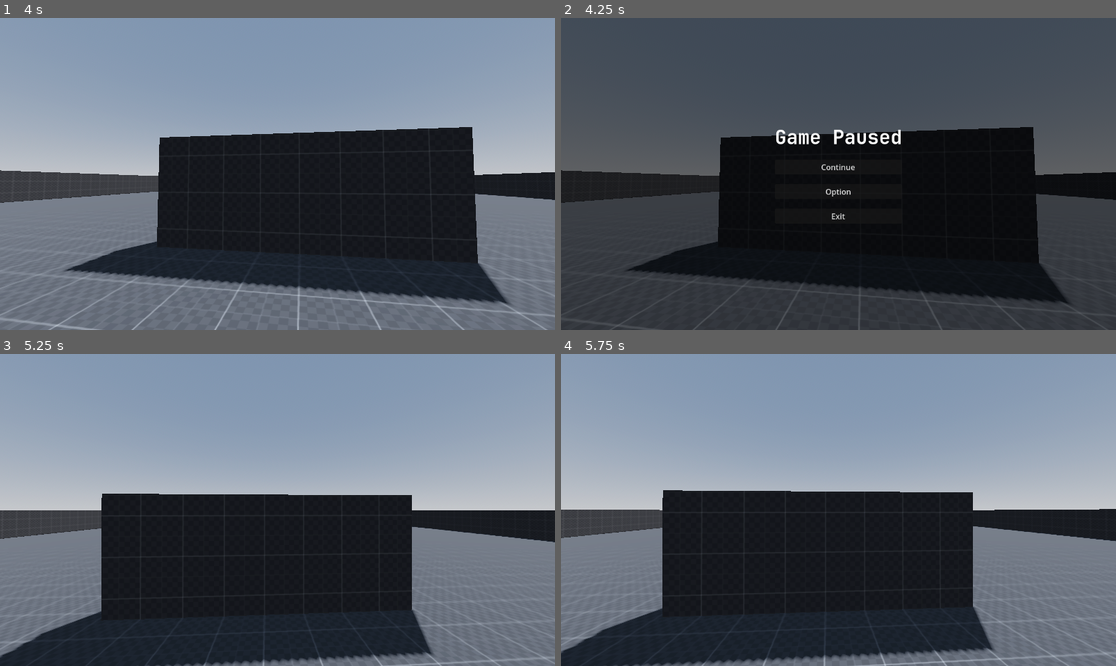
Above: before the commit, frames 1-4 (two rows, left to right).
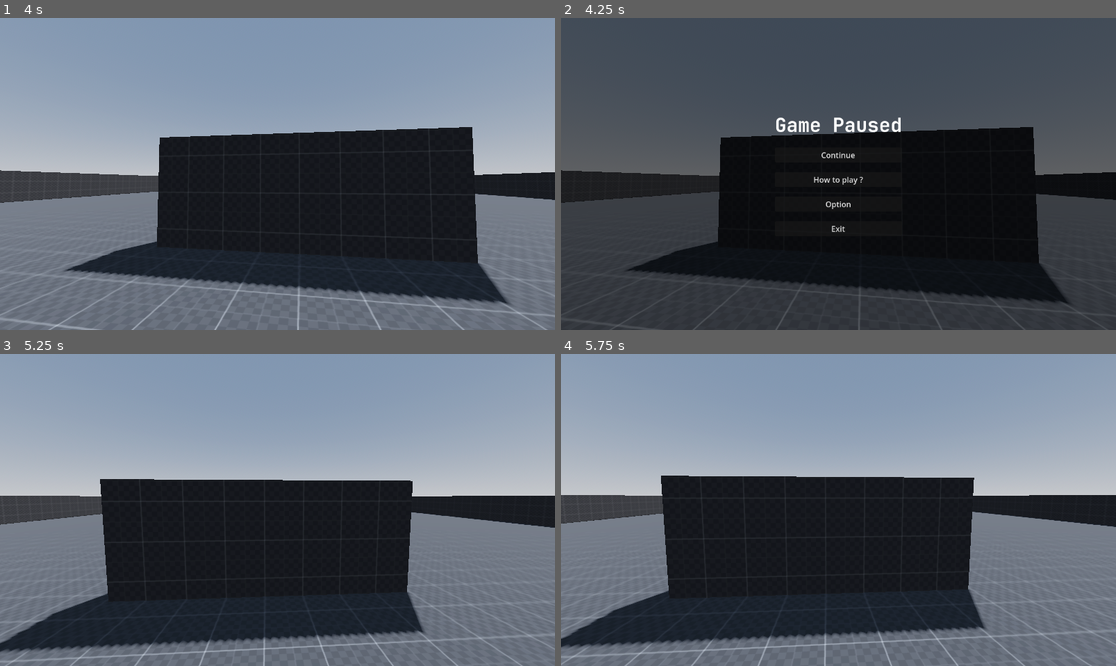
Above: after the commit, the same moments.

Repository: Zhiyi-Yang-YU/Outside-Skyline-AlphaTest
Game: Godot game, scene res://OutsideSkyline_Alpha/Scene/Level/Level_0.tscn
Same seed, same stepped clock (60 frames per second), same inputs: the game is played once before the commit and once after it.
Inputs (mouse positions are in pixels of both pictures, inside the frame that each line leads up to):
- Up to frame 1 (4 s): move the mouse to (271, 180) at 0.52 s; tap Enter at 1.25, 3.5 s; move the mouse to (316, 177) at 1.27 s; tap Space at 2 s; move the mouse to (233, 170) at 2.02 s; move the mouse to (283, 174) at 2.77 s; move the mouse to (255, 167) at 3.52 s
- Up to frame 2 (4.25 s): tap Escape (ui_pause) at 4.15 s
- Up to frame 3 (5.25 s): click "Continue" at 4.25 s; tap Space at 5 s; move the mouse to (305, 510) at 5.02 s
- Up to frame 4 (5.75 s): no input

Frame 1 is identical in both runs. In frame 2, 1.3% of the frame differs, in the area x 38-62%, y 31-69%; in frame 3, 14%; in frame 4, 15%, in the area x 0-100%, y 38-100%.

Commit message:
UI逻辑修改，可运行

Diff:
--- a/OutsideSkyline_Alpha/Scene/Level/Level_0.tscn
+++ b/OutsideSkyline_Alpha/Scene/Level/Level_0.tscn
@@ -94,6 +94,10 @@
 layout_mode = 2
 text = "Continue"
 
+[node name="GameHow2playButton" type="Button" parent="UI/Control_Game/GamePause"]
+layout_mode = 2
+text = "How to play ?"
+
 [node name="GameOptionButton" type="Button" parent="UI/Control_Game/GamePause"]
 layout_mode = 2
 text = "Option"
@@ -101,6 +105,37 @@
 [node name="GamePauseButton" type="Button" parent="UI/Control_Game/GamePause"]
 layout_mode = 2
 text = "Exit"
+
+[node name="GameHow2play" type="VBoxContainer" parent="UI/Control_Game"]
+layout_mode = 1
+anchors_preset = 8
+anchor_left = 0.5
+anchor_top = 0.5
+anchor_right = 0.5
+anchor_bottom = 0.5
+offset_left = -252.0
+offset_top = -66.0
+offset_right = 252.0
+offset_bottom = 66.0
+grow_horizontal = 2
+grow_vertical = 2
+mouse_filter = 2
+theme_override_constants/separation = 20
+alignment = 1
+
+[node name="How2playLabel" type="Label" parent="UI/Control_Game/GameHow2play"]
+layout_mode = 2
+text = "How to play NOT DONE"
+label_settings = SubResource("LabelSettings_2r3r2")
+horizontal_alignment = 1
+vertical_alignment = 1
+
+[node name="How2playLabel2" type="Label" parent="UI/Control_Game/GameHow2play"]
+layout_mode = 2
+text = "press \"esc\" to retrun"
+label_settings = SubResource("LabelSettings_2r3r2")
+horizontal_alignment = 1
+vertical_alignment = 1
 
 [node name="GameOption" type="VBoxContainer" parent="UI/Control_Game"]
 layout_mode = 1
@@ -121,18 +156,19 @@
 
 [node name="OptionLabel" type="Label" parent="UI/Control_Game/GameOption"]
 layout_mode = 2
-text = "Nice try :)"
+text = "Game Option NOT DONE"
 label_settings = SubResource("LabelSettings_2r3r2")
 horizontal_alignment = 1
 vertical_alignment = 1
 
 [node name="OptionLabel2" type="Label" parent="UI/Control_Game/GameOption"]
 layout_mode = 2
-text = "press \"esc\" to retrunw"
+text = "press \"esc\" to retrun"
 label_settings = SubResource("LabelSettings_2r3r2")
 horizontal_alignment = 1
 vertical_alignment = 1
 
 [connection signal="button_up" from="UI/Control_Game/GamePause/GameContinueButton" to="GameManager" method="_on_game_continue_button_button_up"]
+[connection signal="button_up" from="UI/Control_Game/GamePause/GameHow2playButton" to="GameManager" method="_on_game_how_2_play_button_button_up"]
 [connection signal="button_up" from="UI/Control_Game/GamePause/GameOptionButton" to="GameManager" method="_on_game_option_button_button_up"]
 [connection signal="button_up" from="UI/Control_Game/GamePause/GamePauseButton" to="GameManager" method="_on_game_pause_button_button_up"]
--- a/OutsideSkyline_Alpha/Script/GameplayUI/GameManager.gd
+++ b/OutsideSkyline_Alpha/Script/GameplayUI/GameManager.gd
@@ -4,36 +4,57 @@
 @onready var gameUIManager: GameplayUI_Manager = $"../UI"
 
 
-
-# Called every frame. 'delta' is the elapsed time since the previous frame.
 func _process(delta: float) -> void:
 	pauseGame()
 
+
 func pauseGame() -> void:
 	if Input.is_action_just_pressed("ui_pause"):
-		if gameUIManager.isOptionToggled:
-			gameUIManager.togglePauseUI(true)
-			gameUIManager.isOptionToggled = not gameUIManager.isOptionToggled
-			gameUIManager.toggleOptionUI(gameUIManager.isOptionToggled)
-		else:
-			gameUIManager.isPauseToggled = not gameUIManager.isPauseToggled
-			gameUIManager.togglePauseUI(gameUIManager.isPauseToggled)
+		# _toggleHow2playUIHelper()
+		_toggleOptionUIHelper()
 
 
+#Helpers
+func _toggleHow2playUIHelper() -> void:
+	if gameUIManager.isOptionToggled:
+		gameUIManager.togglePauseUI(true)
+		gameUIManager.isHow2PlayToggled = not gameUIManager.isHow2PlayToggled
+		gameUIManager.toggleHow2playUI(gameUIManager.isHow2PlayToggled)
+	else:
+		gameUIManager.isPauseToggled = not gameUIManager.isPauseToggled
+		gameUIManager.togglePauseUI(gameUIManager.isPauseToggled)
 
-#signal process
+
+func _toggleOptionUIHelper() -> void:
+	if gameUIManager.isOptionToggled:
+		gameUIManager.togglePauseUI(true)
+		gameUIManager.isOptionToggled = not gameUIManager.isOptionToggled
+		gameUIManager.toggleOptionUI(gameUIManager.isOptionToggled)
+	else:
+		gameUIManager.isPauseToggled = not gameUIManager.isPauseToggled
+		gameUIManager.togglePauseUI(gameUIManager.isPauseToggled)
+
+
+#按下按钮效果
 func _on_game_continue_button_button_up() -> void:
 	gameUIManager.isPauseToggled = false
 	gameUIManager.togglePauseUI(false)
 	gameUIManager.toggleOptionUI(false)
+	gameUIManager.toggleHow2playUI(false)
+
+
+func _on_game_how_2_play_button_button_up() -> void:
+	print("How to Play Pressed")
+	# gameUIManager.isHow2PlayToggled = not gameUIManager.isHow2PlayToggled
+	# gameUIManager.toggleHow2playUI(gameUIManager.isHow2PlayToggled)
+	# gameUIManager.gamePauseMenu.visible = false
 
 
 func _on_game_option_button_button_up() -> void:
-#	print(gameUIManager.isOptionToggled)
-#	print("option button pressed")
 	gameUIManager.isOptionToggled = not gameUIManager.isOptionToggled
 	gameUIManager.toggleOptionUI(gameUIManager.isOptionToggled)
 	gameUIManager.gamePauseMenu.visible = false
 
+
 func _on_game_pause_button_button_up() -> void:
 	SystemHQ.quitGame()
--- a/OutsideSkyline_Alpha/Script/GameplayUI/GameplayUI_Manager.gd
+++ b/OutsideSkyline_Alpha/Script/GameplayUI/GameplayUI_Manager.gd
@@ -1,47 +1,42 @@
 class_name GameplayUI_Manager
 extends Node3D
 
-@onready var blackBackground: ColorRect 	= $Control_Game/BlackBackground
-@onready var gamePauseMenu: BoxContainer 	= $Control_Game/GamePause
-@onready var gameOptionMenu: BoxContainer 	= $Control_Game/GameOption
+@onready var blackBackground: ColorRect = $Control_Game/BlackBackground
+@onready var gamePauseMenu: BoxContainer = $Control_Game/GamePause
+@onready var gameOptionMenu: BoxContainer = $Control_Game/GameOption
+@onready var gameHow2playMenu: BoxContainer = $Control_Game/GameHow2play
 
 var isPauseToggled: bool = false
+var isHow2PlayToggled: bool = false
 var isOptionToggled: bool = false
 
-# TODO: 实现暂停
+
 func _ready() -> void:
 	togglePauseUI(false)
+	toggleHow2playUI(false)
 	toggleOptionUI(false)
 
 
-func _process(delta: float) -> void:
-	pass
-
-
-
-#helper
+#helpers
 func togglePauseUI(toggle: bool) -> void:
+	##不起效
 	if toggle:
 		blackBackground.visible = true
 		gamePauseMenu.visible = true
-		#TODO: 给我停下来啊！！！
+		# TODO: 给我停下来啊！！！
 		get_tree().paused = true
 		Input.set_mouse_mode(Input.MOUSE_MODE_VISIBLE)
 	else:
 		blackBackground.visible = false
 		gamePauseMenu.visible = false
-		#TODO: 给我停下来啊！！！
+		# TODO: 给我停下来啊！！！
 		get_tree().paused = false
 		Input.set_mouse_mode(Input.MOUSE_MODE_CAPTURED)
 
+
+func toggleHow2playUI(toggle: bool) -> void:
+	gameHow2playMenu.visible = toggle
+
+
 func toggleOptionUI(toggle: bool) -> void:
-	if toggle:
-#		blackBackground.visible = true
-		gameOptionMenu.visible = true
-#		gamePauseMenu.visible = false
-#		Input.set_mouse_mode(Input.MOUSE_MODE_VISIBLE)
-	else:
-#		blackBackground.visible = false
-		gameOptionMenu.visible = false
-#		gamePauseMenu.visible = true
-#		Input.set_mouse_mode(Input.MOUSE_MODE_CAPTURED)
+	gameOptionMenu.visible = toggle
